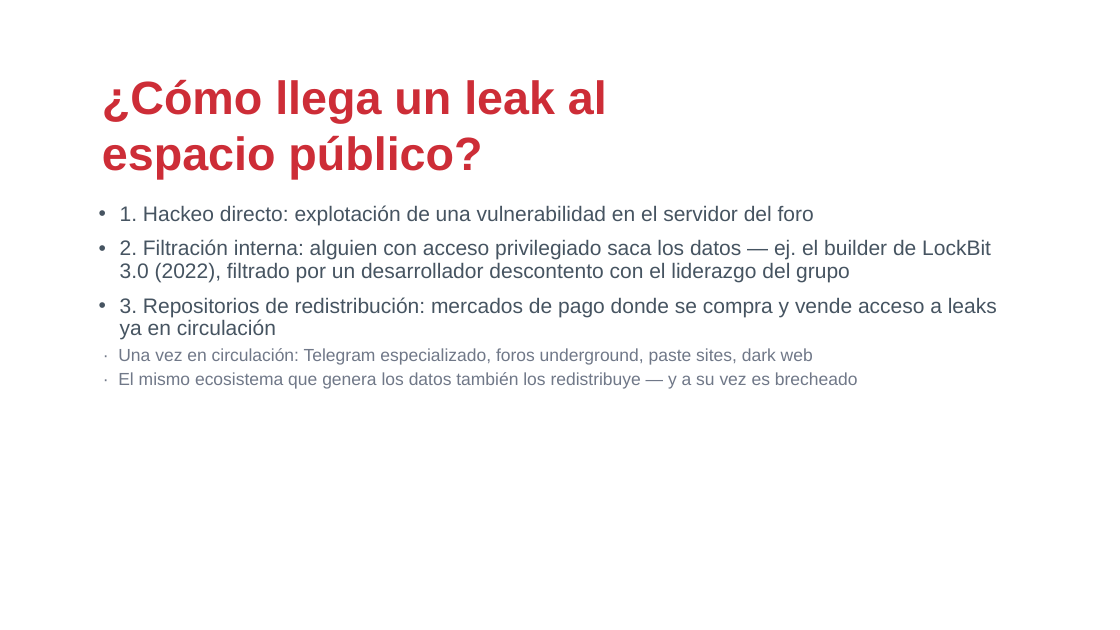
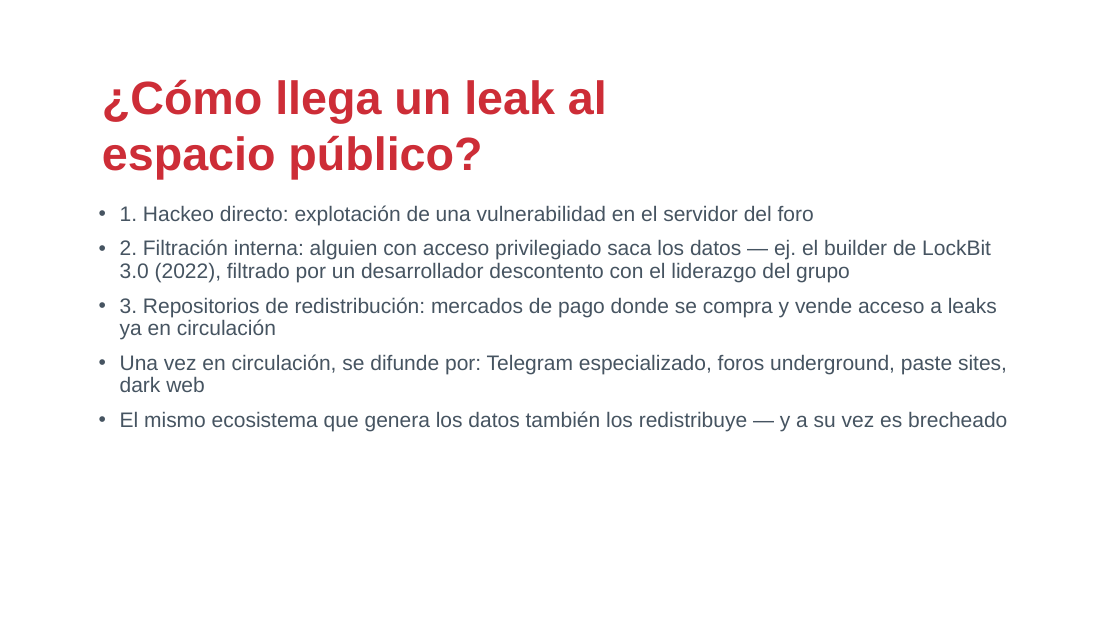
Before and after one commit to drj3ky11/FearOfTheDark, a slide deck: slide 3 of bloque0_ecosistema/csbc26_b0_ecosistema.pptx. Drawn at 1120x630 pixels with LibreOffice and Linux fonts; fonts in the diff are those of the drawing; background and template pictures are left out. Boxes give left, top, right and bottom in pixels: in the first picture for what was removed or moved away, otherwise in the second. Text is boxed around its words. In the diff, an @@ line names an element or a change of style, - is before the commit and + after.

```diff
--- a/bloque0_ecosistema/csbc26_b0_ecosistema.pptx
+++ b/bloque0_ecosistema/csbc26_b0_ecosistema.pptx
@@ text at (120,354,1007,431): text changed; size 15 to 18 pt; text colour #707888 to #465461 @@
-  · Una vez en circulación: Telegram especializado, foros underground, paste sites, dark web
-  · El mismo ecosistema que genera los datos también los redistribuye — y a su vez es brecheado
+• Una vez en circulación, se difunde por: Telegram especializado, foros underground, paste sites, dark web
+• El mismo ecosistema que genera los datos también los redistribuye — y a su vez es brecheado
```
Also in this commit, not shown: 2 other slides changed, 58 other files.
